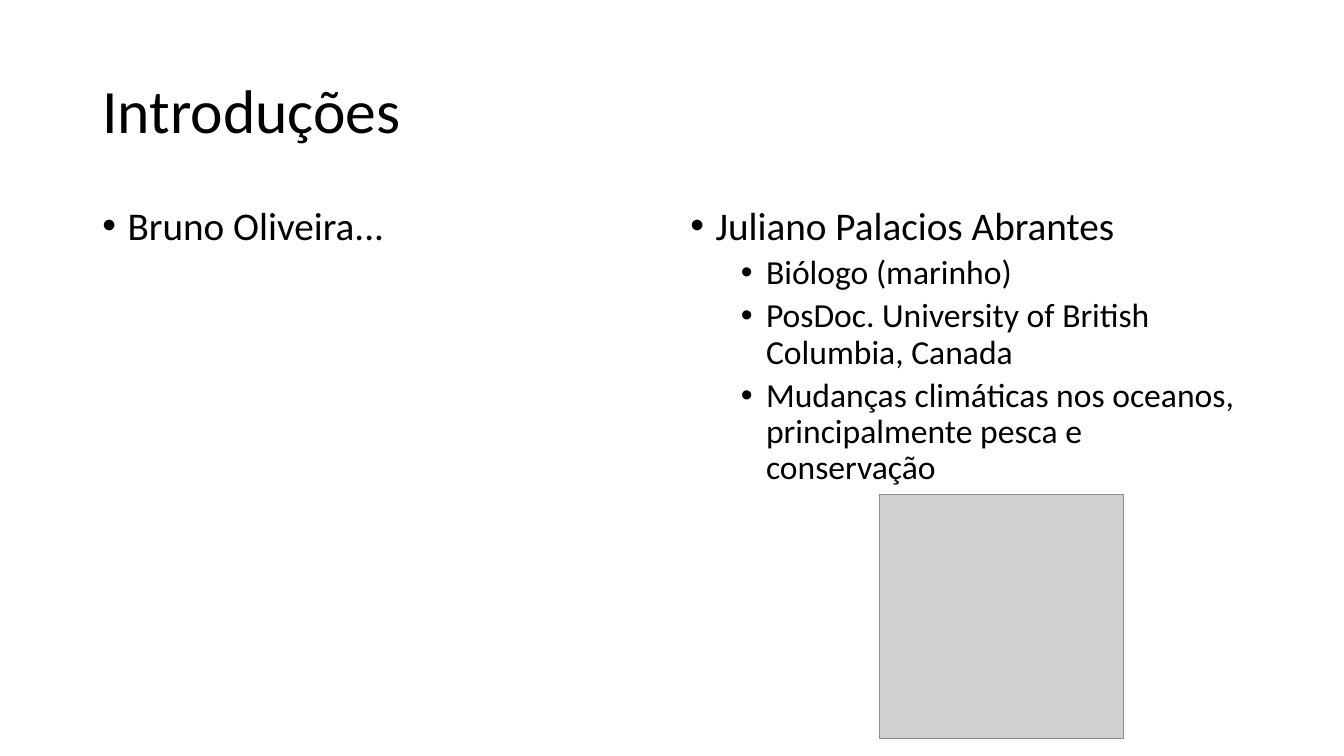
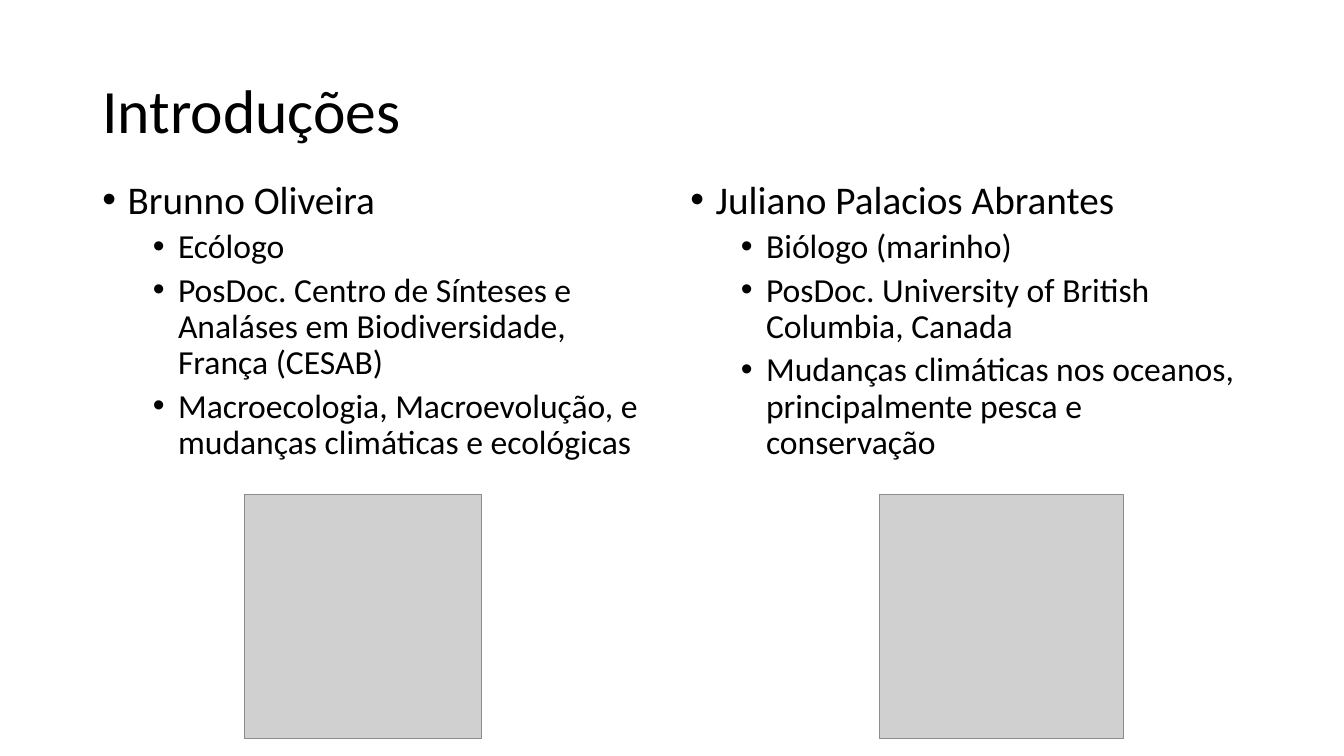
Before and after one commit to liviacnatal/curso_dados_sdms, a slide deck: slide 2 of sessoes/intorucao.pptx. Drawn at 1344x756 pixels with LibreOffice and Linux fonts; fonts in the diff are those of the drawing; grey boxes stand for pictures. Boxes give left, top, right and bottom in pixels: in the first picture for what was removed or moved away, otherwise in the second. Text is boxed around its words. In the diff, an @@ line names an element or a change of style, - is before the commit and + after.

Commit message:
intro ppt

```diff
--- a/sessoes/intorucao.pptx
+++ b/sessoes/intorucao.pptx
@@ text "Juliano Palacios Abrantes": place and size @@
-text "Juliano Palacios Abrantes" at <box>716,212,1234,485</box>
+text "Juliano Palacios Abrantes" at <box>716,186,1234,460</box>
@@ text at <box>128,186,638,460</box>: text changed; size 28 to 24 pt @@
-• Bruno Oliveira...
+• Brunno Oliveira
+  • Ecólogo
+  • PosDoc. Centro de Sínteses e Analáses em Biodiversidade, França (CESAB)
+  • Macroecologia, Macroevolução, e mudanças climáticas e ecológicas
@@ picture added at <box>244,495,481,739</box> @@
```
Also in this commit, not shown: 3 other slides changed.
